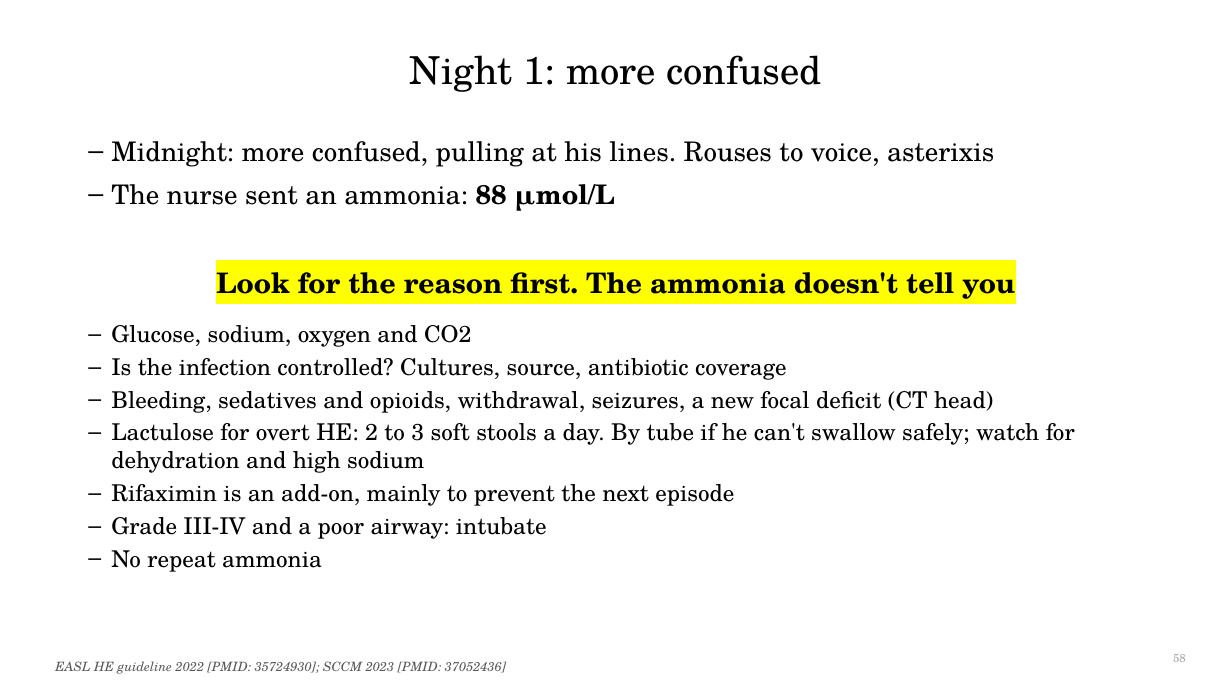
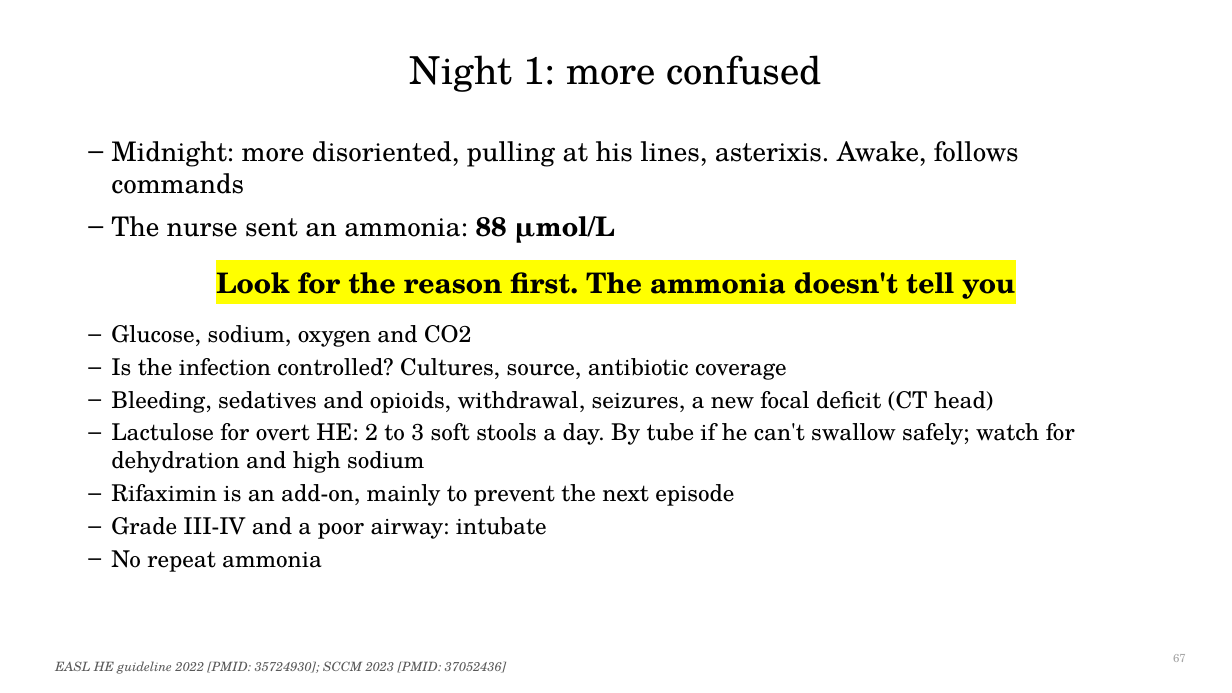
Before and after one commit to qaddodi/mohammad-almeqdadi-lectures, a slide deck: slide 67 of lectures/acute-liver-failure-aclf-in-icu/ALF and ACLF in the ICU.pptx (slide 58 before the commit). Drawn at 1232x693 pixels with LibreOffice and Linux fonts; fonts in the diff are those of the drawing. Boxes give left, top, right and bottom in pixels: in the first picture for what was removed or moved away, otherwise in the second. Text is boxed around its words. In the diff, an @@ line names an element or a change of style, - is before the commit and + after.

```diff
--- a/lectures/acute-liver-failure-aclf-in-icu/ALF and ACLF in the ICU.pptx
+++ b/lectures/acute-liver-failure-aclf-in-icu/ALF and ACLF in the ICU.pptx
@@ text at (111, 141, 1019, 194): text changed @@
-– Midnight: more confused, pulling at his lines. Rouses to voice, asterixis
+– Midnight: more disoriented, pulling at his lines, asterixis. Awake, follows commands
@@ page number at (1173, 654, 1186, 662): text changed @@
-58
+67
```
Also in this commit, not shown: 35 other slides changed, 12 slides added, 1 slide removed, 4 other files.
